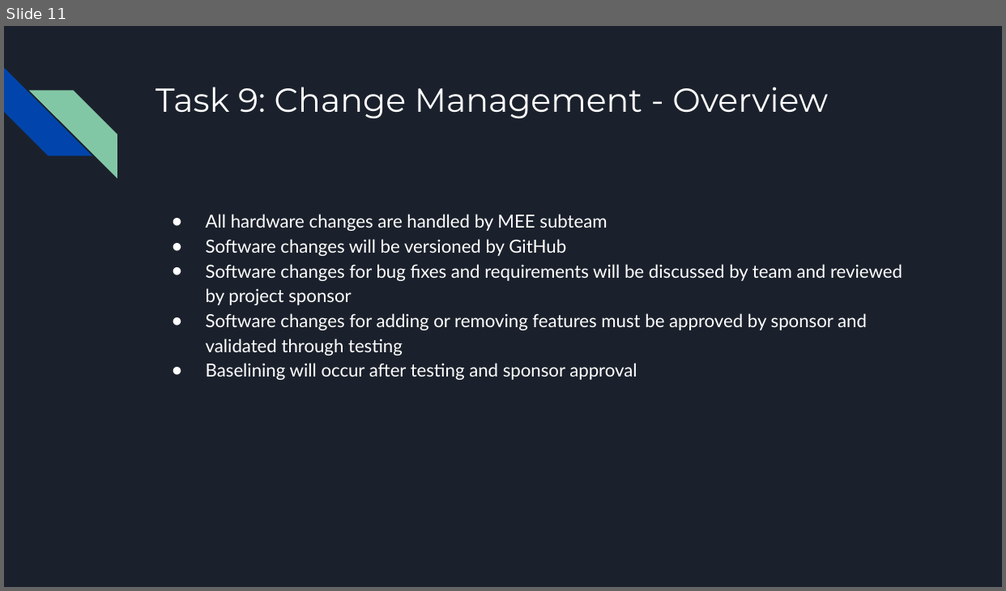
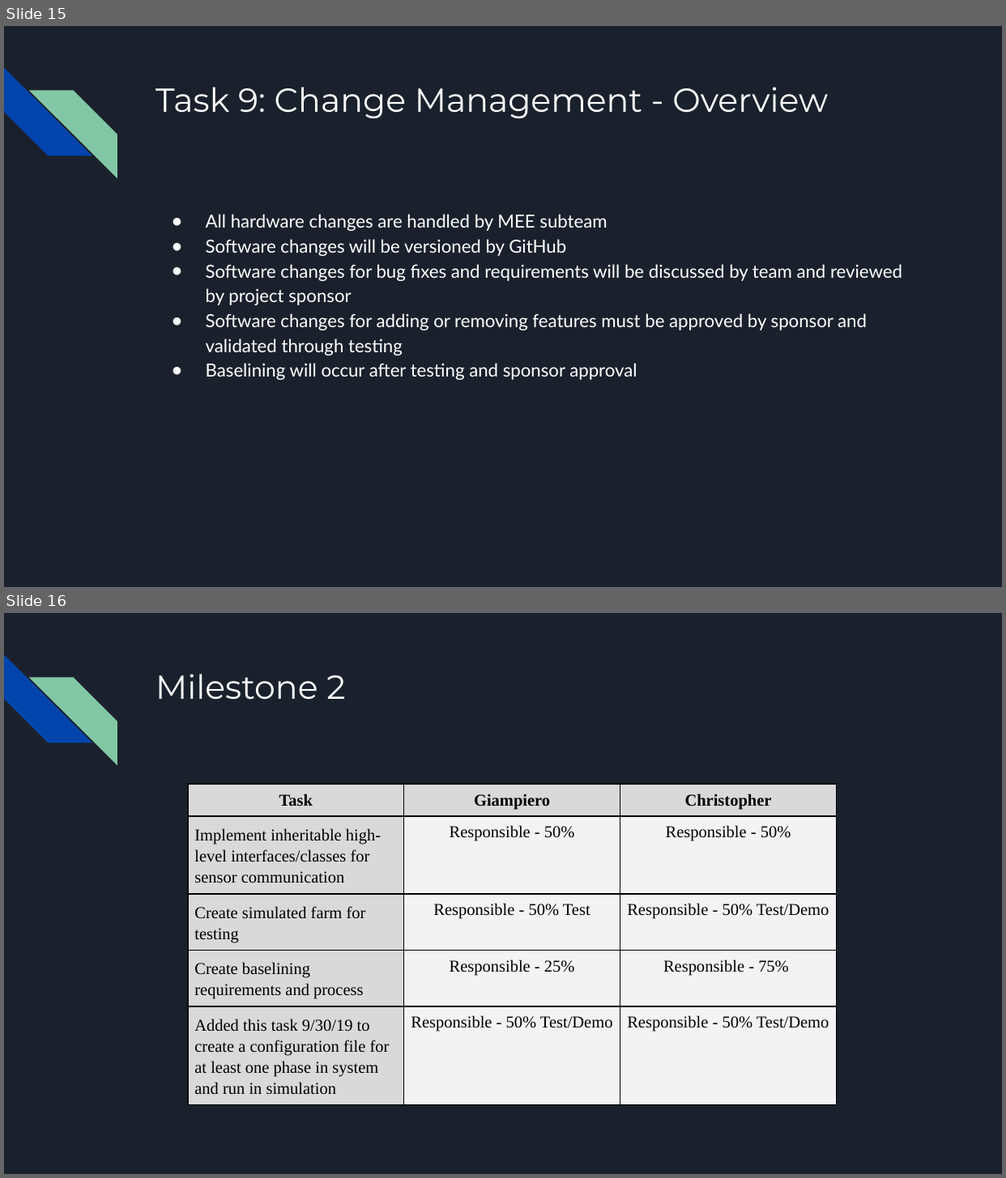
Before and after one commit to killsap/automated-multi-cycle-farming-in-space-website, a slide deck: docs/Milestone1Presentation.pptx. Shown one above the other, each under a label of ours: slide 11 before the commit, slides 15 and 16 after it. The pictures are 1006x591 and 1006x1178 pixels, drawn with LibreOffice and Linux fonts; fonts in the diff are those of the drawing. Boxes give left, top, right and bottom in pixels: in the first picture for what was removed or moved away, otherwise in the second. Text is boxed around its words. In the diff, an @@ line names an element or a change of style, - is before the commit and + after.

```diff
--- a/docs/Milestone1Presentation.pptx
+++ b/docs/Milestone1Presentation.pptx
@@ slide 16 added at box(4, 613, 1002, 1174), background #1B212C; not listed: 2 template elements that a slide beside it also shows @@
@@ title added at box(155, 674, 345, 700), 24 pt, text #FFFFFF @@
+Milestone 2
@@ table added at box(188, 784, 837, 1111), 5 rows, 3 columns @@
+Task | Giampiero | Christopher
+Implement inheritable high-level interfaces/classes for sensor communication | Responsible - 50% | Responsible - 50%
+Create simulated farm for testing | Responsible - 50% Test | Responsible - 50% Test/Demo
+Create baselining requirements and process | Responsible - 25% | Responsible - 75%
+Added this task 9/30/19 to create a configuration file for at least one phase in system and run in simulation | Responsible - 50% Test/Demo | Responsible - 50% Test/Demo
@@ what was slide 11 is now slide 15 @@
```
Also in this commit, not shown: 6 slides changed, 6 other slides added, 1 slide removed.
